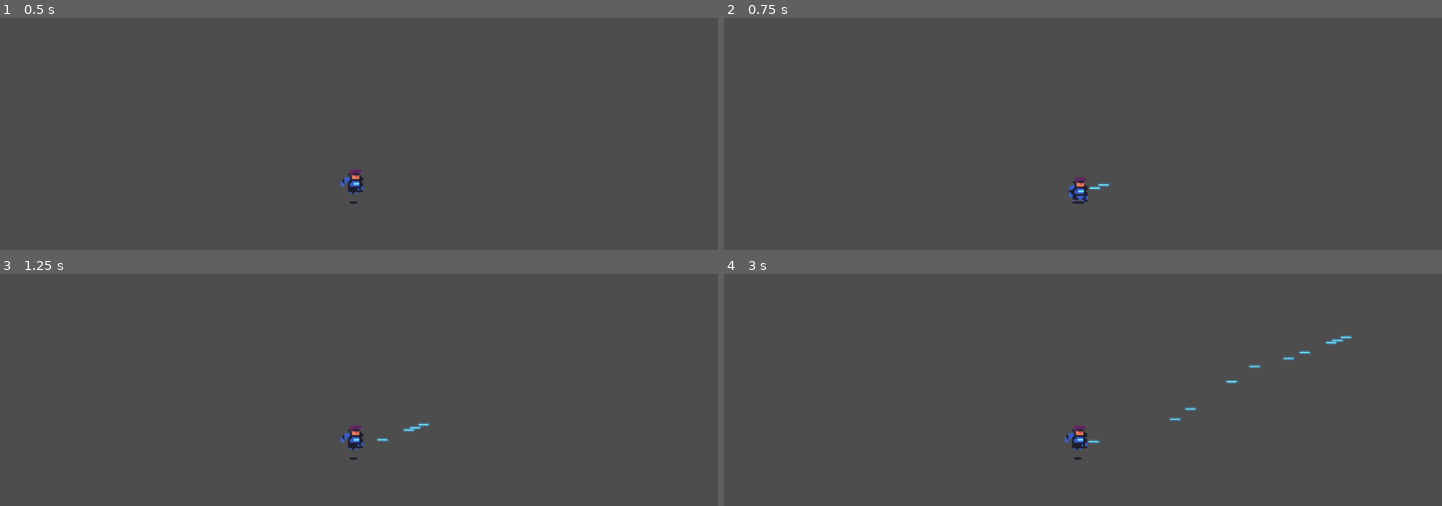
Above: before the commit, frames 1-4 (two rows, left to right).
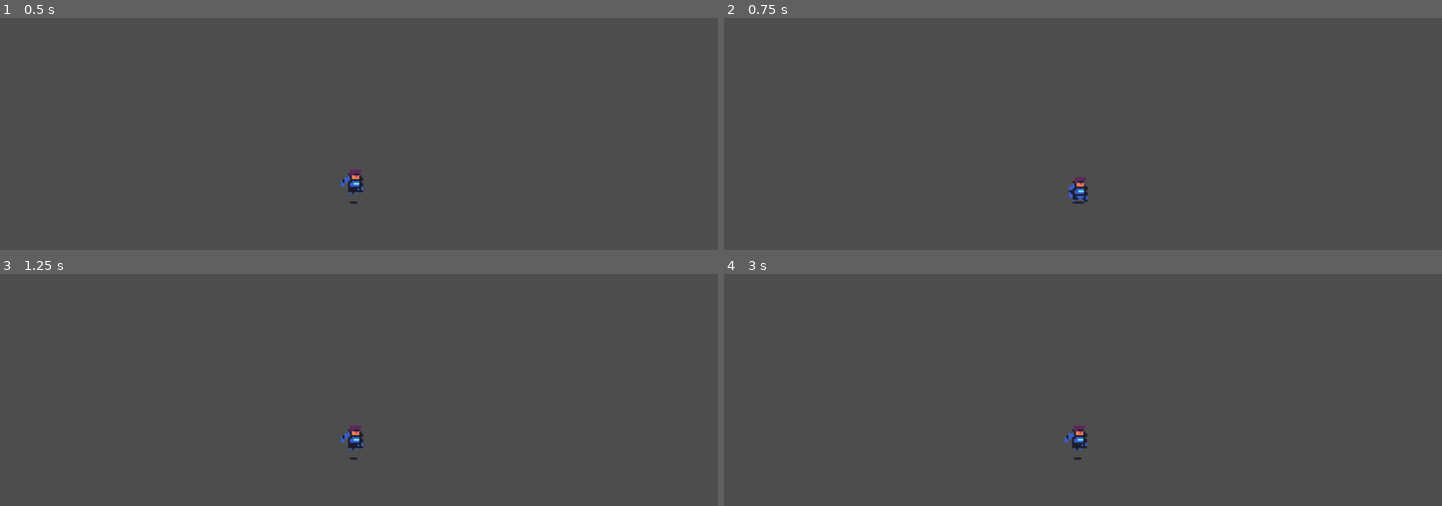
Above: after the commit, the same moments.

Repository: GerardinClement/Gamejam_forge
Game: Godot game, scene res://player.tscn
Two runs of this game, one before a commit and one after it. Both use one fixed random seed, a clock stepped at 60 frames per second and the inputs below.
Inputs (mouse positions are in pixels of both pictures, inside the frame that each line leads up to):
- Up to frame 1 (0.5 s): no input
- Up to frame 2 (0.75 s): tap Enter (ui_accept) at 0.5, 0.6 s; move the mouse to (1240, 166) at 0.52 s
- Up to frame 3 (1.25 s): tap Enter (ui_accept) at 0.77, 1.07 s
- Up to frame 4 (3 s): tap Enter (ui_accept) at 1.25, 1.35, 1.52, 1.82, 2.1, 2.85 s; move the mouse to (939, 464) at 1.27 s; move the mouse to (1154, 355) at 2.02 s; move the mouse to (outside the picture) at 2.77 s

Frame 1 is identical in both runs. In frame 2, less than 0.1% of the frame differs, in the area x 50-54%, y 71-75%; in frame 3, 0.1%; in frame 4, 0.3%, in the area x 50-88%, y 26-74%.

Commit message:
remove shoot with enter

Diff:
--- a/player.gd
+++ b/player.gd
@@ -9,8 +9,6 @@
 	$Timer.start()
 
 func _process(delta):
-	if Input.is_action_just_pressed("ui_accept"):
-		shoot()
 	$Node2D.look_at(get_global_mouse_position())
 	if $Timer.is_stopped():
 		animation.play("shoot")
